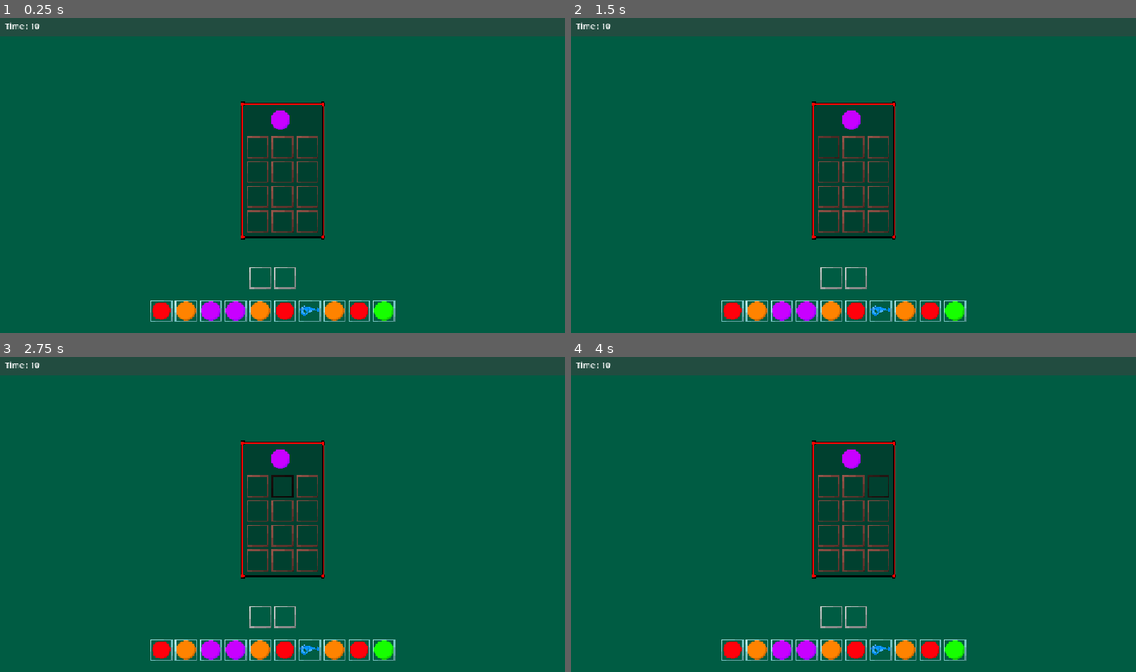
Above: before the commit, frames 1-4 (two rows, left to right).
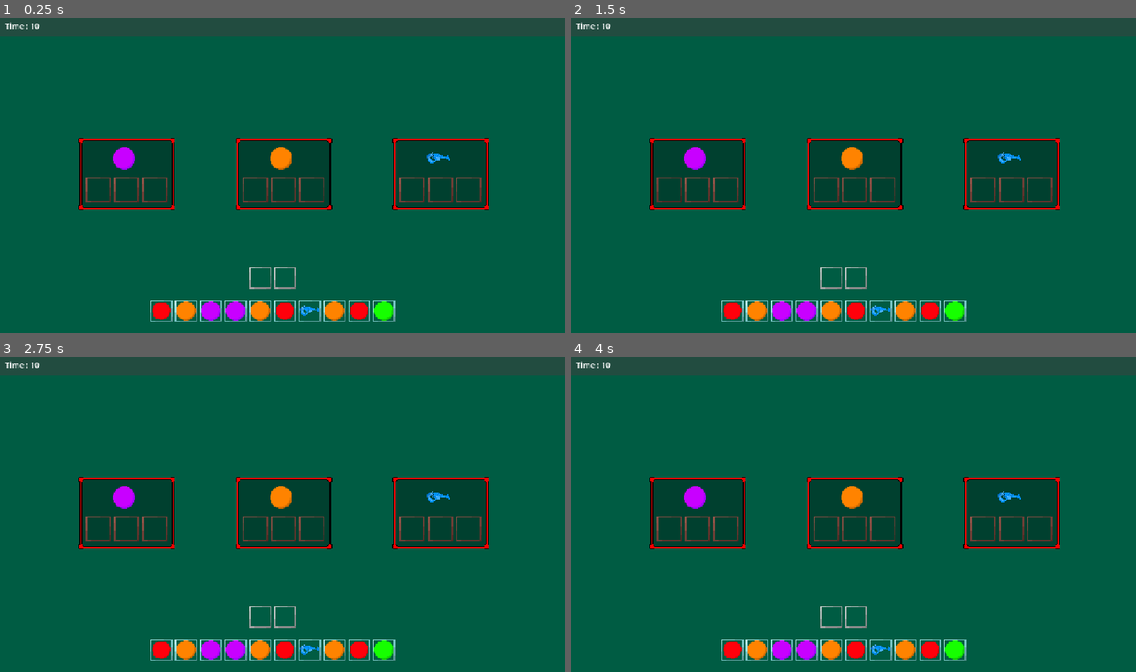
Above: after the commit, the same moments.

Repository: TobiHudi/Liberio
Game: Godot game, scene res://scenes/levels/main.tscn
The game is run twice, just before and just after one commit, with the same random seed, the same clock (stepped at 60 frames per second) and the same inputs.
Inputs (mouse positions are in pixels of both pictures, inside the frame that each line leads up to):
- Up to frame 1 (0.25 s): no input
- Up to frame 2 (1.5 s): click (830, 147) at 0.52 s; click (667, 191) at 1.27 s
- Up to frame 3 (2.75 s): click (282, 486) at 2.02 s
- Up to frame 4 (4 s): click (695, 530) at 2.77 s; click (876, 486) at 3.52 s

The runs differ from the first frame. In frame 1, 12% of the frame differs, in the area x 13-87%, y 26-71%; in frame 2, 12%; in frame 3, 12%; in frame 4, 12%.

Commit message:
Added GameLoopManager
-EventBus got new Signals for the GameLoopManager: game_timer_start, game_timer_update, game_timer_finished

-Added Game Start inside the CheatManager

-Added the GameLoopManager that is linked to the GameCanvas. It adds a timer and if it runs out, the game closes for now.

-If the EventBus is called with the coresponding argument (EventBus.game_started.emit(FLOAT VALUE), the GameLoop Manager will either Start the timer or update it.

Diff:
--- a/prototype-17082026/project.godot
+++ b/prototype-17082026/project.godot
@@ -28,9 +28,14 @@
 
 [input]
 
-cheat_button={
+cheat_add_item={
 "deadzone": 0.2,
 "events": [Object(InputEventKey,"resource_local_to_scene":false,"resource_name":"","device":-1,"window_id":0,"alt_press …(191 unchanged characters)…
+]
+}
+cheat_start_game={
+"deadzone": 0.2,
+"events": [Object(InputEventKey,"resource_local_to_scene":false,"resource_name":"","device":-1,"window_id":0,"alt_pressed":false,"shift_pressed":false,"ctrl_pressed":false,"meta_pressed":false,"pressed":false,"keycode":0,"physical_keycode":83,"key_label":0,"unicode":115,"location":0,"echo":false,"script":null)
 ]
 }
 
--- a/prototype-17082026/resources/scripts/game_logic/event_bus.gd
+++ b/prototype-17082026/resources/scripts/game_logic/event_bus.gd
@@ -1,7 +1,9 @@
 extends Node
 
-#signal level_started
-#signal level_finished
+#Call the Signals to Start the Game with a float inside the .emit() function.
+signal game_timer_start
+signal game_timer_update
+signal game_timer_finished
 #signal special_theme_unlocked(status: bool)
 signal item_changed
 signal animation_finished
--- /dev/null
+++ b/prototype-17082026/resources/scripts/game_logic/game_loop_manager.gd
@@ -0,0 +1,33 @@
+#Add this to the Canvas for the GameScene!
+extends Node
+
+@export var timer_label : Label
+
+var timer : float
+var start_timer : bool = false
+var is_timer_finished : bool = false
+
+func _ready() -> void:
+	EventBus.game_timer_start.connect(timer_started)
+	EventBus.game_timer_update.connect(timer_update)
+
+func timer_started(new_time : float) -> void:
+	timer = new_time
+	start_timer = true
+func timer_update(new_time : float) -> void:
+	timer += new_time
+
+func _process(delta: float) -> void:
+	if start_timer:
+		timer -= delta
+		timer_label.text = str("%.0f" % timer)
+		print_debug(timer)
+		#GameManager.game_timer = timer
+		if timer <= 0:
+			is_timer_finished = true
+	if is_timer_finished:
+		game_finished()
+
+func game_finished() -> void:
+	EventBus.game_timer_finished.emit()
+	get_tree().quit()
--- a/prototype-17082026/resources/scripts/game_objects/shelf.gd
+++ b/prototype-17082026/resources/scripts/game_objects/shelf.gd
@@ -11,6 +11,7 @@
 var item_picture : TextureRect = TextureRect.new()
 
 func _ready() -> void:
+	self.scale = Vector2(1.6, 1.6)
 	empty_slot_texture = load("res://assets/textures/products/shelf_slot.png")
 	fallback_texture =load("res://assets/textures/products/shelf_slot.png")
 	super._ready()
@@ -73,8 +74,8 @@
 				update_slot(shelf_slot)
 
 				tween_animation(shelf_slot, AnimationState.OUT)
-				GameManager.game_timer += bonus_time
 
+		EventBus.game_timer_update.emit(bonus_time)
 		print_debug("ALLE SLOTS BEFÜLLT :D")
 
 func on_item_accept(item_id : String, _index : int) -> bool:
@@ -82,7 +83,7 @@
 func on_item_failure(slot : TextureButton, index : int) -> void:
 	print_debug(allowed_item)
 	super.on_item_failure(slot, index)
-	GameManager.game_timer -= penalty_time
+	EventBus.game_timer_update.emit(-penalty_time)
 
 func randomize_shelf() -> void:
 	allowed_item = ResourceTable.ITEMS.pick_random()
--- a/prototype-17082026/resources/scripts/player/cheat_script.gd
+++ b/prototype-17082026/resources/scripts/player/cheat_script.gd
@@ -3,6 +3,8 @@
 var current_cheat_item
 
 func _input(event: InputEvent) -> void:
-	if event.is_action_pressed("cheat_button"):
+	if event.is_action_pressed("cheat_add_item"):
 		GameManager.selected_item = current_cheat_item
 		EventBus.item_changed.emit()
+	if event.is_action_pressed("cheat_start_game"):
+		EventBus.game_timer_start.emit(20.0)
--- a/prototype-17082026/scenes/levels/main.tscn
+++ b/prototype-17082026/scenes/levels/main.tscn
@@ -15,23 +15,45 @@
 grow_horizontal = 2
 grow_vertical = 2
 
-[node name="Shelf" parent="." unique_id=934612129 instance=ExtResource("1_2vj2h")]
+[node name="CenterContainer" type="CenterContainer" parent="." unique_id=833452848]
 layout_mode = 1
 anchors_preset = 8
 anchor_left = 0.5
 anchor_top = 0.5
 anchor_right = 0.5
 anchor_bottom = 0.5
-offset_left = -0.5
-offset_top = -6.75
-offset_right = 0.5
-offset_bottom = 6.75
+offset_left = -317.815
+offset_right = 82.18701
 grow_horizontal = 2
 grow_vertical = 2
+scale = Vector2(1.6, 1.6)
+
+[node name="HBoxContainer" type="HBoxContainer" parent="CenterContainer" unique_id=906988776]
+layout_mode = 2
+theme_override_constants/separation = 200
+
+[node name="Shelf" parent="CenterContainer/HBoxContainer" unique_id=934612129 instance=ExtResource("1_2vj2h")]
+layout_mode = 2
 bonus_time = 10.0
-penalty_time = 1.0
+penalty_time = 3.0
 clear_shelf_time = 10.0
-inventory_slots = 12
+inventory_slots = 3
+inventory_columns = 3
+
+[node name="Shelf2" parent="CenterContainer/HBoxContainer" unique_id=1567865377 instance=ExtResource("1_2vj2h")]
+layout_mode = 2
+bonus_time = 10.0
+penalty_time = 3.0
+clear_shelf_time = 10.0
+inventory_slots = 3
+inventory_columns = 3
+
+[node name="Shelf3" parent="CenterContainer/HBoxContainer" unique_id=1479152891 instance=ExtResource("1_2vj2h")]
+layout_mode = 2
+bonus_time = 10.0
+penalty_time = 3.0
+clear_shelf_time = 10.0
+inventory_slots = 3
 inventory_columns = 3
 
 [node name="Hand" parent="." unique_id=713864274 instance=ExtResource("3_y0acb")]
--- a/prototype-17082026/scenes/ui/gameplay_ui.tscn
+++ b/prototype-17082026/scenes/ui/gameplay_ui.tscn
@@ -1,4 +1,6 @@
 [gd_scene format=3 uid="uid://cj4ehn2aumqg4"]
+
+[ext_resource type="Script" uid="uid://bu7jg56xqsbok" path="res://resources/scripts/game_logic/game_loop_manager.gd" id="1_pygfh"]
 
 [sub_resource type="StyleBoxFlat" id="StyleBoxFlat_bjy1c"]
 content_margin_left = 10.0
@@ -7,7 +9,9 @@
 content_margin_bottom = 10.0
 bg_color = Color(0.24477634, 0.24477643, 0.24477628, 0.5411765)
 
-[node name="GameplayUi" type="CanvasLayer" unique_id=1990847524]
+[node name="GameplayUi" type="CanvasLayer" unique_id=1990847524 node_paths=PackedStringArray("timer_label")]
+script = ExtResource("1_pygfh")
+timer_label = NodePath("PanelContainer/Label")
 
 [node name="PanelContainer" type="PanelContainer" parent="." unique_id=1998063887]
 anchors_preset = 10
Not shown, added: prototype-17082026/resources/scripts/game_logic/game_loop_manager.gd.uid
